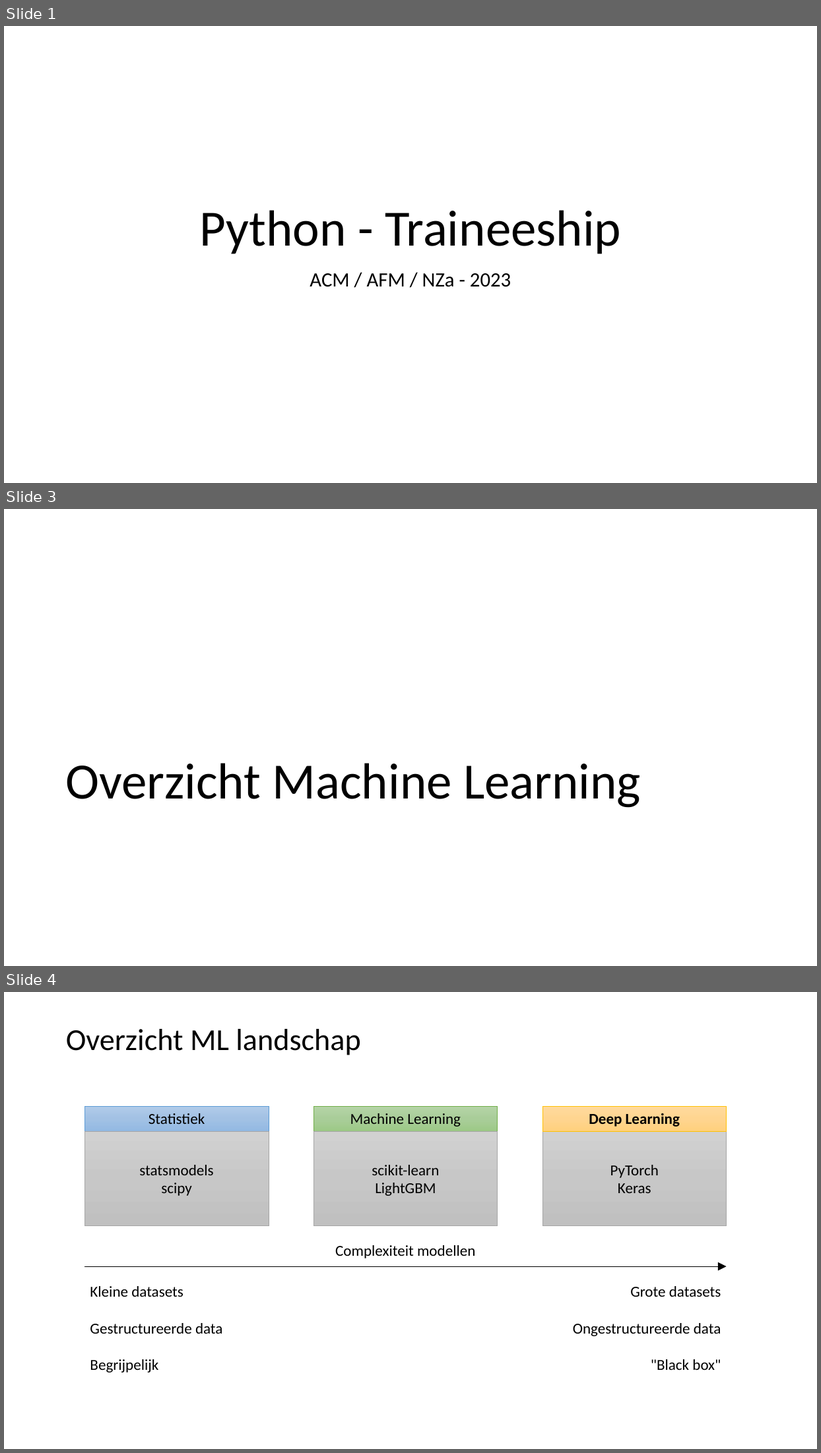
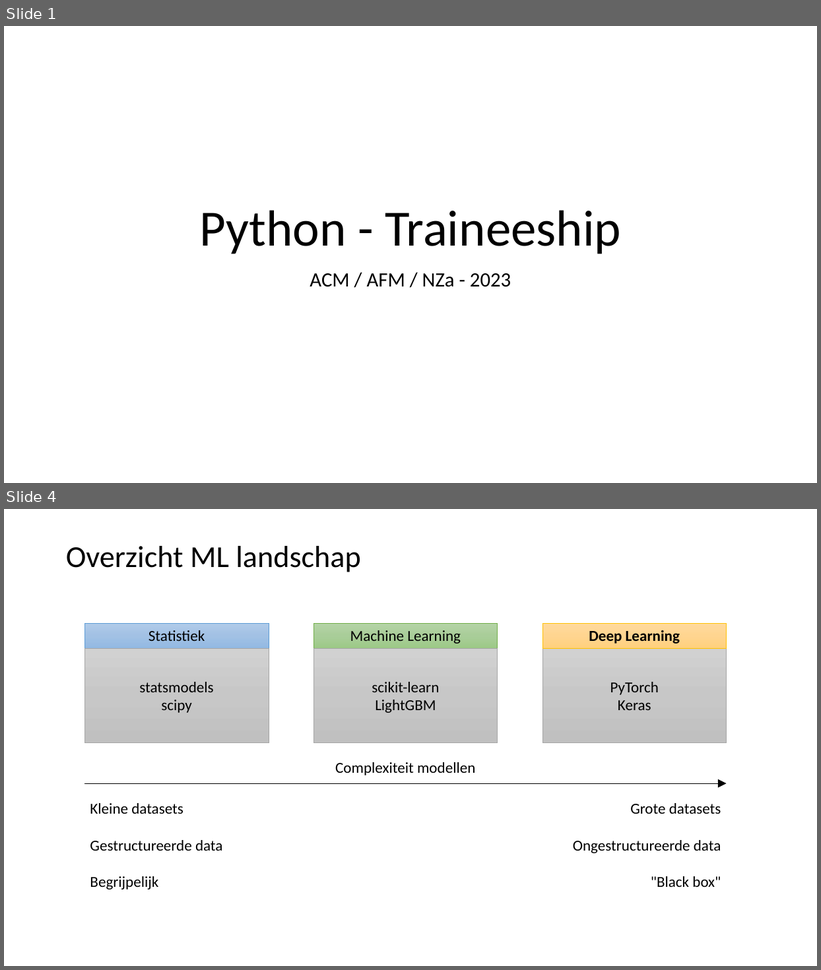
Before and after one commit to LFKoning/knowledge-sharing, a slide deck: python_trainees/4_scikit_learn/python_traineeship_4.pptx. Shown one above the other, each under a label of ours: slides 1, 3 and 4 before the commit, slides 1 and 4 after it; the slides between them are not shown. The pictures are 821x1453 and 821x970 pixels, drawn with LibreOffice and Linux fonts; fonts in the diff are those of the drawing. Boxes give left, top, right and bottom in pixels: in the first picture for what was removed or moved away, otherwise in the second. Text is boxed around its words. In the diff, an @@ line names an element or a change of style, - is before the commit and + after.

```diff
--- a/python_trainees/4_scikit_learn/python_traineeship_4.pptx
+++ b/python_trainees/4_scikit_learn/python_traineeship_4.pptx
@@ slide 3 removed at box(4, 509, 817, 966), background #FFFFFF @@
@@ title removed at box(65, 763, 641, 808) @@
-Overzicht Machine Learning
```
Also in this commit, not shown: 11 slides changed, 3 slides added, 10 other files.
